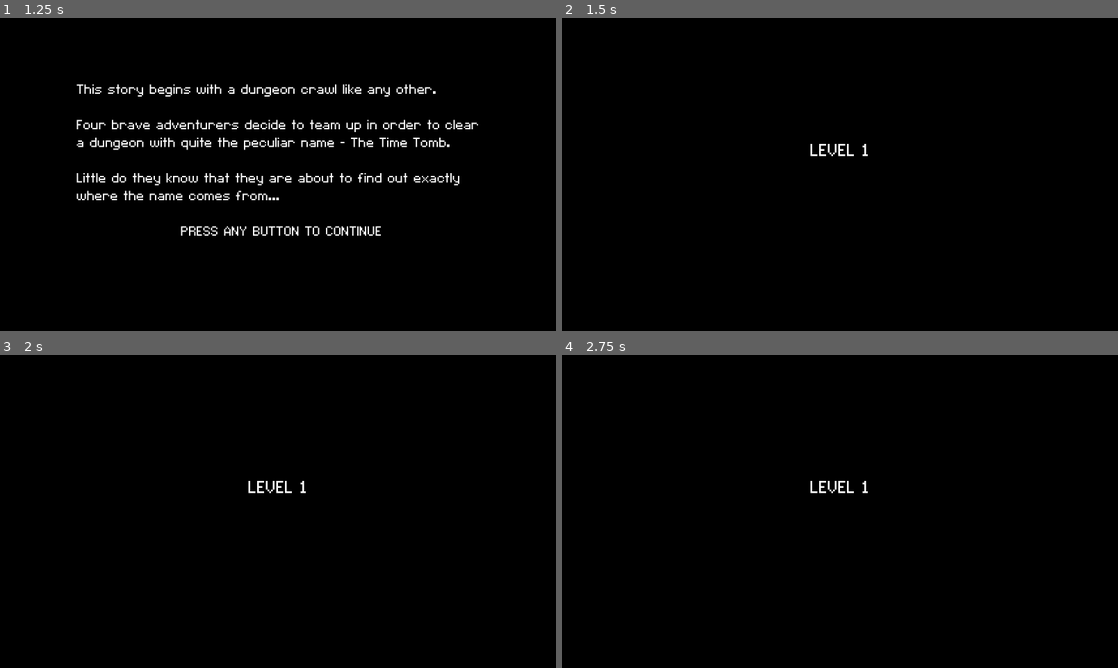
Above: before the commit, frames 1-4 (two rows, left to right).
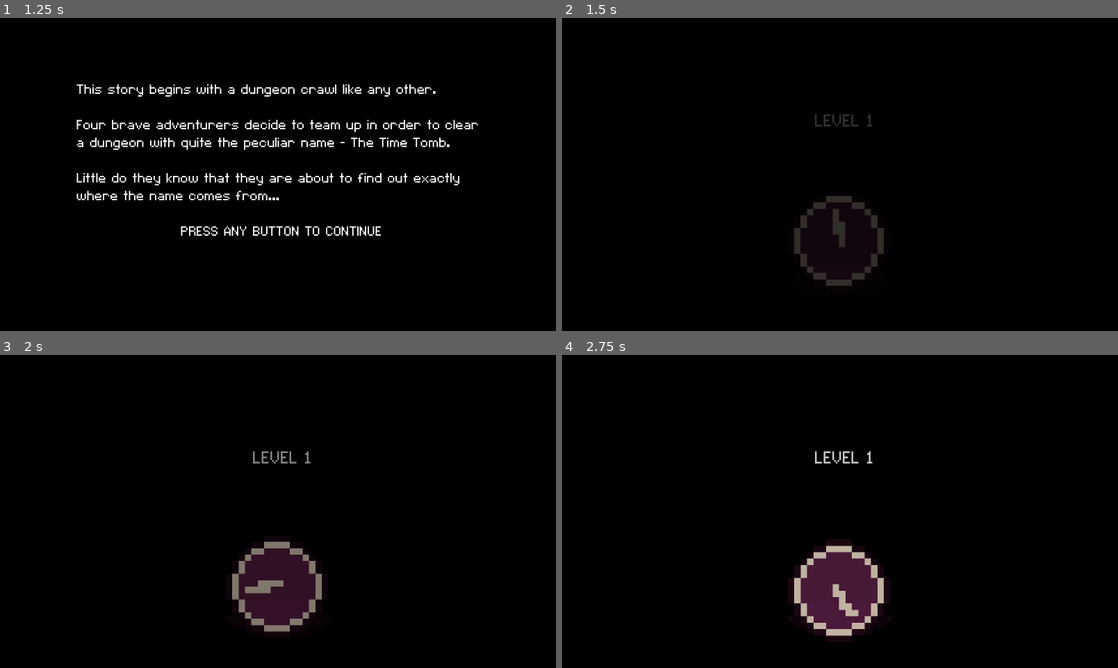
Above: after the commit, the same moments.

Repository: phoenixstears/chrono-crawlers
Game: Godot game, scene res://Scenes/MainMenu.tscn
Two runs of this game, one before a commit and one after it. Both use one fixed random seed, a clock stepped at 60 frames per second and the inputs below.
Inputs (mouse positions are in pixels of both pictures, inside the frame that each line leads up to):
- Up to frame 1 (1.25 s): click "New Game" at 0.5 s
- Up to frame 2 (1.5 s): tap Enter at 1.25 s; move the mouse to (962, 158) at 1.27 s; hold D (right) from 1.28 s (still down); tap 1 (1) at 1.35 s
- Up to frame 3 (2 s): keep holding D (right); tap 2 (2) at 1.55 s
- Up to frame 4 (2.75 s): move the mouse to (728, 527) at 2.02 s; release D (right) at 2.03 s; hold S (down) from 2.03 s (still down); tap 2 (2) at 2.1 s; tap 3 (3) at 2.3 s

Frame 1 is identical in both runs. In frame 2, 1.4% of the frame differs, in the area x 41-58%, y 30-86%; in frame 3, 3.8%; in frame 4, 4.7%, in the area x 40-59%, y 30-92%.

Commit message:
Ending scene is functional and transisitions between levels and between the level and the ending scene are also smooth

Diff:
--- /dev/null
+++ b/Scenes/bobbing_clock.gd
@@ -0,0 +1,30 @@
+extends AnimatedSprite2D
+
+var top
+var mid
+var bot
+var range = 25
+
+var acc = 0
+var reduction_speed = 0.1
+var speed_acc = 1.5
+
+func _ready() -> void:
+	mid = position
+	top = mid + Vector2(0, range)
+	bot = mid + Vector2(0, -range)
+	modulate.a = 0
+
+func _process(delta: float) -> void:
+
+	acc += delta
+	speed_acc -= delta*reduction_speed
+	if speed_acc < -1:
+		speed_acc = -1
+	#var scaled_range = range+speed_acc
+	#top = mid + Vector2(0, scaled_range)
+	#bot = mid + Vector2(0, -scaled_range)
+
+	modulate = modulate.lerp(Color(1, 1, 1, 1), delta)
+	position = bot.lerp(top, sin(acc))*abs(speed_acc)
+	speed_scale = speed_acc
--- a/Scenes/circle_relic_transition.gd
+++ b/Scenes/circle_relic_transition.gd
@@ -7,9 +7,21 @@
 
 func _ready():
 	target_position = Vector2(772, 461)  # Set your target point
+	$"../FadeinWhite".modulate.a = 0
+	$"../FadeinBlack".modulate.a = 0
 
 func _physics_process(delta):
 	if Global.circle_relic_acquired:
 		position = position.move_toward(target_position, speed * delta)
 	if position == target_position && !(Global.square_relic_acquired && Global.circle_relic_acquired && Global.triangle_relic_acquired):
 		texture = broken_circle
+		$"../FadeinBlack".modulate = $"../FadeinBlack".modulate.lerp(Color(1, 1, 1, 1), delta)
+	elif position == target_position && (Global.square_relic_acquired && Global.circle_relic_acquired && Global.triangle_relic_acquired):
+		print("whitening")
+		$"../FadeinWhite".modulate = $"../FadeinWhite".modulate.lerp(Color(1, 1, 1, 1), delta)
+	if $"../FadeinWhite".modulate.a > 0.99:
+		print("loading ending scene")
+		get_tree().change_scene_to_file("res://Scenes/ending.tscn")
+	if $"../FadeinBlack".modulate.a > 0.99:
+		print("loading level scene")
+		get_tree().change_scene_to_file("res://Scenes/level_transition_screen.tscn")
--- /dev/null
+++ b/Scenes/ending.tscn
@@ -0,0 +1,184 @@
+[gd_scene load_steps=26 format=3 uid="uid://dqeqqocdadsgs"]
+
+[ext_resource type="Script" uid="uid://b50y5dsvkrhek" path="res://Scenes/ending_scene.gd" id="1_6u0w7"]
+[ext_resource type="FontFile" uid="uid://dobwvaegybdn6" path="res://fonts/C&C Red Alert [INET].ttf" id="2_bxiex"]
+[ext_resource type="Script" uid="uid://cb04638nq1wje" path="res://Scenes/scroll_text_end_scene.gd" id="3_hv2aa"]
+[ext_resource type="Texture2D" uid="uid://bc23yd61id0d3" path="res://sprites/shadow.png" id="5_8w7g3"]
+[ext_resource type="Script" uid="uid://cbaaqyhlle7wj" path="res://Scenes/shadow_end_scene.gd" id="6_1bcf8"]
+[ext_resource type="Texture2D" uid="uid://b3fbsc743ih2p" path="res://sprites/mainmenuselectionclock.png" id="6_hv2aa"]
+[ext_resource type="Script" uid="uid://dyme52styf4nk" path="res://Scenes/bobbing_clock.gd" id="7_1bcf8"]
+[ext_resource type="AudioStream" uid="uid://bfbkxl4u0airc" path="res://OST/the_end_-_no_intro.wav" id="9_1bcf8"]
+
+[sub_resource type="AtlasTexture" id="AtlasTexture_ox17v"]
+atlas = ExtResource("6_hv2aa")
+region = Rect2(0, 0, 16, 16)
+
+[sub_resource type="AtlasTexture" id="AtlasTexture_3cjuw"]
+atlas = ExtResource("6_hv2aa")
+region = Rect2(16, 0, 16, 16)
+
+[sub_resource type="AtlasTexture" id="AtlasTexture_ewxmf"]
+atlas = ExtResource("6_hv2aa")
+region = Rect2(32, 0, 16, 16)
+
+[sub_resource type="AtlasTexture" id="AtlasTexture_ktkvr"]
+atlas = ExtResource("6_hv2aa")
+region = Rect2(48, 0, 16, 16)
+
+[sub_resource type="AtlasTexture" id="AtlasTexture_kdtd2"]
+atlas = ExtResource("6_hv2aa")
+region = Rect2(64, 0, 16, 16)
+
+[sub_resource type="AtlasTexture" id="AtlasTexture_m56lo"]
+atlas = ExtResource("6_hv2aa")
+region = Rect2(80, 0, 16, 16)
+
+[sub_resource type="AtlasTexture" id="AtlasTexture_5atky"]
+atlas = ExtResource("6_hv2aa")
+region = Rect2(96, 0, 16, 16)
+
+[sub_resource type="AtlasTexture" id="AtlasTexture_5wpom"]
+atlas = ExtResource("6_hv2aa")
+region = Rect2(112, 0, 16, 16)
+
+[sub_resource type="AtlasTexture" id="AtlasTexture_rbgva"]
+atlas = ExtResource("6_hv2aa")
+region = Rect2(128, 0, 16, 16)
+
+[sub_resource type="AtlasTexture" id="AtlasTexture_40x87"]
+atlas = ExtResource("6_hv2aa")
+region = Rect2(144, 0, 16, 16)
+
+[sub_resource type="AtlasTexture" id="AtlasTexture_avhfo"]
+atlas = ExtResource("6_hv2aa")
+region = Rect2(160, 0, 16, 16)
+
+[sub_resource type="AtlasTexture" id="AtlasTexture_kkvlj"]
+atlas = ExtResource("6_hv2aa")
+region = Rect2(176, 0, 16, 16)
+
+[sub_resource type="AtlasTexture" id="AtlasTexture_myvun"]
+atlas = ExtResource("6_hv2aa")
+region = Rect2(192, 0, 16, 16)
+
+[sub_resource type="AtlasTexture" id="AtlasTexture_gfwx3"]
+atlas = ExtResource("6_hv2aa")
+region = Rect2(208, 0, 16, 16)
+
+[sub_resource type="AtlasTexture" id="AtlasTexture_0t0ns"]
+atlas = ExtResource("6_hv2aa")
+region = Rect2(224, 0, 16, 16)
+
+[sub_resource type="AtlasTexture" id="AtlasTexture_cmv2u"]
+atlas = ExtResource("6_hv2aa")
+region = Rect2(240, 0, 16, 16)
+
+[sub_resource type="SpriteFrames" id="SpriteFrames_fi8r4"]
+animations = [{
+"frames": [{
+"duration": 1.0,
+"texture": SubResource("AtlasTexture_ox17v")
+}, {
+"duration": 1.0,
+"texture": SubResource("AtlasTexture_3cjuw")
+}, {
+"duration": 1.0,
+"texture": SubResource("AtlasTexture_ewxmf")
+}, {
+"duration": 1.0,
+"texture": SubResource("AtlasTexture_ktkvr")
+}, {
+"duration": 1.0,
+"texture": SubResource("AtlasTexture_kdtd2")
+}, {
+"duration": 1.0,
+"texture": SubResource("AtlasTexture_m56lo")
+}, {
+"duration": 1.0,
+"texture": SubResource("AtlasTexture_5atky")
+}, {
+"duration": 1.0,
+"texture": SubResource("AtlasTexture_5wpom")
+}, {
+"duration": 1.0,
+"texture": SubResource("AtlasTexture_rbgva")
+}, {
+"duration": 1.0,
+"texture": SubResource("AtlasTexture_40x87")
+}, {
+"duration": 1.0,
+"texture": SubResource("AtlasTexture_avhfo")
+}, {
+"duration": 1.0,
+"texture": SubResource("AtlasTexture_kkvlj")
+}, {
+"duration": 1.0,
+"texture": SubResource("AtlasTexture_myvun")
+}, {
+"duration": 1.0,
+"texture": SubResource("AtlasTexture_gfwx3")
+}, {
+"duration": 1.0,
+"texture": SubResource("AtlasTexture_0t0ns")
+}, {
+"duration": 1.0,
+"texture": SubResource("AtlasTexture_cmv2u")
+}],
+"loop": true,
+"name": &"default",
+"speed": 5.0
+}]
+
+[node name="Ending" type="Control"]
+layout_mode = 3
+anchors_preset = 0
+script = ExtResource("1_6u0w7")
+
+[node name="ColorRect" type="ColorRect" parent="."]
+offset_left = -935.0
+offset_top = -493.0
+offset_right = 967.0
+offset_bottom = 565.0
+
+[node name="Camera2D" type="Camera2D" parent="."]
+
+[node name="Label" type="Label" parent="."]
+modulate = Color(0, 0, 0, 1)
+self_modulate = Color(0, 0, 0, 1)
+z_index = 1
+layout_mode = 1
+anchors_preset = 8
+anchor_left = 0.5
+anchor_top = 0.5
+anchor_right = 0.5
+anchor_bottom = 0.5
+offset_left = 376.0
+offset_top = 464.0
+offset_right = 869.23
+offset_bottom = 1464.0
+grow_horizontal = 2
+grow_vertical = 2
+theme_override_fonts/font = ExtResource("2_bxiex")
+theme_override_font_sizes/font_size = 48
+text = "THE END
+
+Story and or credits"
+script = ExtResource("3_hv2aa")
+
+[node name="music" type="AudioStreamPlayer" parent="."]
+stream = ExtResource("9_1bcf8")
+
+[node name="TextureRect" type="TextureRect" parent="."]
+offset_left = -148.0
+offset_top = 5.0
+offset_right = -108.0
+offset_bottom = 45.0
+scale = Vector2(7.4936, 7.4936)
+texture = ExtResource("5_8w7g3")
+script = ExtResource("6_1bcf8")
+
+[node name="Clock" type="AnimatedSprite2D" parent="."]
+scale = Vector2(18.4305, 18.4305)
+sprite_frames = SubResource("SpriteFrames_fi8r4")
+autoplay = "default"
+script = ExtResource("7_1bcf8")
--- /dev/null
+++ b/Scenes/ending_fade_out_foreground.gd
@@ -0,0 +1,7 @@
+extends ColorRect
+
+var target_color: Color = Color(1, 1, 1, 0)
+var speed: float = 0.5
+
+func _process(delta):
+	color = color.lerp(target_color, delta * speed)
--- /dev/null
+++ b/Scenes/ending_scene.gd
@@ -0,0 +1,10 @@
+extends Control
+
+
+func _ready():
+	$music.play()
+
+func _unhandled_input(event):
+	if event is InputEventKey:
+		if event.pressed:
+			get_tree().change_scene_to_file("res://Scenes/MainMenu.tscn")
--- /dev/null
+++ b/Scenes/label_level_transition.gd
@@ -0,0 +1,7 @@
+extends Label
+
+func _ready() -> void:
+	modulate.a = 0
+
+func _process(delta: float) -> void:
+	modulate = modulate.lerp(Color(1, 1, 1, 1), delta)
--- a/Scenes/level_transition_screen.tscn
+++ b/Scenes/level_transition_screen.tscn
@@ -1,8 +1,133 @@
-[gd_scene load_steps=4 format=3 uid="uid://chp5ktlm41bo6"]
+[gd_scene load_steps=26 format=3 uid="uid://cxu1irjf54wcd"]
 
 [ext_resource type="Script" uid="uid://bxudyki7uc8vv" path="res://Scenes/level_transition_screen.gd" id="1_jvs5l"]
 [ext_resource type="FontFile" uid="uid://dobwvaegybdn6" path="res://fonts/C&C Red Alert [INET].ttf" id="1_mgn2k"]
 [ext_resource type="AudioStream" uid="uid://dx8pqn5cgifqq" path="res://SFX/clock_ticking.wav" id="2_4e4f5"]
+[ext_resource type="Script" uid="uid://btrpra7gqossi" path="res://Scenes/label_level_transition.gd" id="3_r3bkq"]
+[ext_resource type="Texture2D" uid="uid://bc23yd61id0d3" path="res://sprites/shadow.png" id="5_cv874"]
+[ext_resource type="Script" uid="uid://cbaaqyhlle7wj" path="res://Scenes/shadow_end_scene.gd" id="6_pk47w"]
+[ext_resource type="Texture2D" uid="uid://b3fbsc743ih2p" path="res://sprites/mainmenuselectionclock.png" id="7_ihnur"]
+[ext_resource type="Script" uid="uid://dyme52styf4nk" path="res://Scenes/bobbing_clock.gd" id="8_45wc5"]
+
+[sub_resource type="AtlasTexture" id="AtlasTexture_ox17v"]
+atlas = ExtResource("7_ihnur")
+region = Rect2(0, 0, 16, 16)
+
+[sub_resource type="AtlasTexture" id="AtlasTexture_3cjuw"]
+atlas = ExtResource("7_ihnur")
+region = Rect2(16, 0, 16, 16)
+
+[sub_resource type="AtlasTexture" id="AtlasTexture_ewxmf"]
+atlas = ExtResource("7_ihnur")
+region = Rect2(32, 0, 16, 16)
+
+[sub_resource type="AtlasTexture" id="AtlasTexture_ktkvr"]
+atlas = ExtResource("7_ihnur")
+region = Rect2(48, 0, 16, 16)
+
+[sub_resource type="AtlasTexture" id="AtlasTexture_kdtd2"]
+atlas = ExtResource("7_ihnur")
+region = Rect2(64, 0, 16, 16)
+
+[sub_resource type="AtlasTexture" id="AtlasTexture_m56lo"]
+atlas = ExtResource("7_ihnur")
+region = Rect2(80, 0, 16, 16)
+
+[sub_resource type="AtlasTexture" id="AtlasTexture_5atky"]
+atlas = ExtResource("7_ihnur")
+region = Rect2(96, 0, 16, 16)
+
+[sub_resource type="AtlasTexture" id="AtlasTexture_5wpom"]
+atlas = ExtResource("7_ihnur")
+region = Rect2(112, 0, 16, 16)
+
+[sub_resource type="AtlasTexture" id="AtlasTexture_rbgva"]
+atlas = ExtResource("7_ihnur")
+region = Rect2(128, 0, 16, 16)
+
+[sub_resource type="AtlasTexture" id="AtlasTexture_40x87"]
+atlas = ExtResource("7_ihnur")
+region = Rect2(144, 0, 16, 16)
+
+[sub_resource type="AtlasTexture" id="AtlasTexture_avhfo"]
+atlas = ExtResource("7_ihnur")
+region = Rect2(160, 0, 16, 16)
+
+[sub_resource type="AtlasTexture" id="AtlasTexture_kkvlj"]
+atlas = ExtResource("7_ihnur")
+region = Rect2(176, 0, 16, 16)
+
+[sub_resource type="AtlasTexture" id="AtlasTexture_myvun"]
+atlas = ExtResource("7_ihnur")
+region = Rect2(192, 0, 16, 16)
+
+[sub_resource type="AtlasTexture" id="AtlasTexture_gfwx3"]
+atlas = ExtResource("7_ihnur")
+region = Rect2(208, 0, 16, 16)
+
+[sub_resource type="AtlasTexture" id="AtlasTexture_0t0ns"]
+atlas = ExtResource("7_ihnur")
+region = Rect2(224, 0, 16, 16)
+
+[sub_resource type="AtlasTexture" id="AtlasTexture_cmv2u"]
+atlas = ExtResource("7_ihnur")
+region = Rect2(240, 0, 16, 16)
+
+[sub_resource type="SpriteFrames" id="SpriteFrames_elf0g"]
+animations = [{
+"frames": [{
+"duration": 1.0,
+"texture": SubResource("AtlasTexture_ox17v")
+}, {
+"duration": 1.0,
+"texture": SubResource("AtlasTexture_3cjuw")
+}, {
+"duration": 1.0,
+"texture": SubResource("AtlasTexture_ewxmf")
+}, {
+"duration": 1.0,
+"texture": SubResource("AtlasTexture_ktkvr")
+}, {
+"duration": 1.0,
+"texture": SubResource("AtlasTexture_kdtd2")
+}, {
+"duration": 1.0,
+"texture": SubResource("AtlasTexture_m56lo")
+}, {
+"duration": 1.0,
+"texture": SubResource("AtlasTexture_5atky")
+}, {
+"duration": 1.0,
+"texture": SubResource("AtlasTexture_5wpom")
+}, {
+"duration": 1.0,
+"texture": SubResource("AtlasTexture_rbgva")
+}, {
+"duration": 1.0,
+"texture": SubResource("AtlasTexture_40x87")
+}, {
+"duration": 1.0,
+"texture": SubResource("AtlasTexture_avhfo")
+}, {
+"duration": 1.0,
+"texture": SubResource("AtlasTexture_kkvlj")
+}, {
+"duration": 1.0,
+"texture": SubResource("AtlasTexture_myvun")
+}, {
+"duration": 1.0,
+"texture": SubResource("AtlasTexture_gfwx3")
+}, {
+"duration": 1.0,
+"texture": SubResource("AtlasTexture_0t0ns")
+}, {
+"duration": 1.0,
+"texture": SubResource("AtlasTexture_cmv2u")
+}],
+"loop": true,
+"name": &"default",
+"speed": 5.0
+}]
 
 [node name="LevelTransitionScreen" type="Node2D"]
 position = Vector2(4, 1)
@@ -21,10 +146,10 @@
 anchor_top = 0.5
 anchor_right = 0.5
 anchor_bottom = 0.5
-offset_left = -414.0
-offset_top = -214.0
-offset_right = 415.0
-offset_bottom = 76.0
+offset_left = -401.0
+offset_top = -299.0
+offset_right = 428.0
+offset_bottom = -9.0
 grow_horizontal = 2
 grow_vertical = 2
 size_flags_horizontal = 4
@@ -33,8 +158,25 @@
 text = "LEVEL 1"
 horizontal_alignment = 1
 vertical_alignment = 1
+script = ExtResource("3_r3bkq")
 
 [node name="Camera2D" type="Camera2D" parent="."]
 
 [node name="AudioStreamPlayer" type="AudioStreamPlayer" parent="."]
 stream = ExtResource("2_4e4f5")
+
+[node name="TextureRect" type="TextureRect" parent="."]
+offset_left = -150.0
+offset_top = 148.444
+offset_right = -110.0
+offset_bottom = 188.444
+scale = Vector2(7.4936, 7.4936)
+texture = ExtResource("5_cv874")
+script = ExtResource("6_pk47w")
+
+[node name="Clock" type="AnimatedSprite2D" parent="."]
+position = Vector2(-1.99998, 143.444)
+scale = Vector2(18.4305, 18.4305)
+sprite_frames = SubResource("SpriteFrames_elf0g")
+autoplay = "default"
+script = ExtResource("8_45wc5")
--- /dev/null
+++ b/Scenes/scroll_text_end_scene.gd
@@ -0,0 +1,8 @@
+extends Label
+
+var scroll_speed = 20
+
+func _process(delta: float) -> void:
+	if $"../Clock".speed_acc < -0.7:
+		print("1")
+		position.y -= delta * scroll_speed
--- /dev/null
+++ b/Scenes/shadow_end_scene.gd
@@ -0,0 +1,7 @@
+extends TextureRect
+
+func _ready() -> void:
+	modulate.a = 0
+
+func _process(delta: float) -> void:
+	modulate = modulate.lerp(Color(1, 1, 1, 1), delta)
--- a/Scenes/transition_scene.tscn
+++ b/Scenes/transition_scene.tscn
@@ -7,6 +7,7 @@
 [ext_resource type="Script" uid="uid://dyaevdelna6v2" path="res://Scenes/triangle_relic_transition.gd" id="5_1w6ld"]
 [ext_resource type="Texture2D" uid="uid://bgld5vr06r852" path="res://sprites/Relics/circle_relic.png" id="5_a72rj"]
 [ext_resource type="Script" uid="uid://da4hqk4af8bgm" path="res://Scenes/circle_relic_transition.gd" id="7_0dwtl"]
+[ext_resource type="AudioStream" uid="uid://dx8pqn5cgifqq" path="res://SFX/clock_ticking.wav" id="8_0dwtl"]
 
 [node name="TransitionScene" type="Control"]
 layout_mode = 3
@@ -15,6 +16,25 @@
 anchor_bottom = 1.0
 grow_horizontal = 2
 grow_vertical = 2
+
+[node name="FadeinWhite" type="ColorRect" parent="."]
+z_index = 5
+layout_mode = 0
+offset_left = -52.0
+offset_top = -43.0
+offset_right = -12.0
+offset_bottom = -3.0
+scale = Vector2(42.7862, 24.8287)
+
+[node name="FadeinBlack" type="ColorRect" parent="."]
+z_index = 3
+layout_mode = 0
+offset_left = -21.0
+offset_top = -18.0
+offset_right = 19.0
+offset_bottom = 22.0
+scale = Vector2(41.5429, 23.6778)
+color = Color(0, 0, 0, 1)
 
 [node name="TextureRect" type="TextureRect" parent="."]
 z_index = 1
@@ -60,10 +80,14 @@
 [node name="CircleRelic" type="TextureRect" parent="."]
 z_index = 2
 layout_mode = 0
-offset_left = -1700.0
+offset_left = -1630.0
 offset_top = 461.0
-offset_right = -1660.0
+offset_right = -1590.0
 offset_bottom = 501.0
 scale = Vector2(1.47, 1.47)
 texture = ExtResource("5_a72rj")
 script = ExtResource("7_0dwtl")
+
+[node name="AudioStreamPlayer" type="AudioStreamPlayer" parent="."]
+stream = ExtResource("8_0dwtl")
+autoplay = true
--- a/scripts/global.gd
+++ b/scripts/global.gd
@@ -1,7 +1,7 @@
 extends Node
 
 var square_relic_acquired: bool = true
-var triangle_relic_acquired: bool = true
+var triangle_relic_acquired: bool = false
 var circle_relic_acquired: bool = true
 
 var level = 0
Not shown, added: OST/the_end_-_no_intro.wav.import
Not shown: 1 places in Scenes/IntroScene.tscn that only renumber resources
Not shown, added: Scenes/bobbing_clock.gd.uid
Not shown, added: Scenes/ending_fade_out_foreground.gd.uid
Not shown, added: Scenes/ending_scene.gd.uid
Not shown, added: Scenes/label_level_transition.gd.uid
Not shown, added: Scenes/scroll_text_end_scene.gd.uid
Not shown, added: Scenes/shadow_end_scene.gd.uid
Not shown: 1 places in Scenes/transition_scene.tscn that only renumber resources
Not shown, added: OST/the_end_-_no_intro.wav
